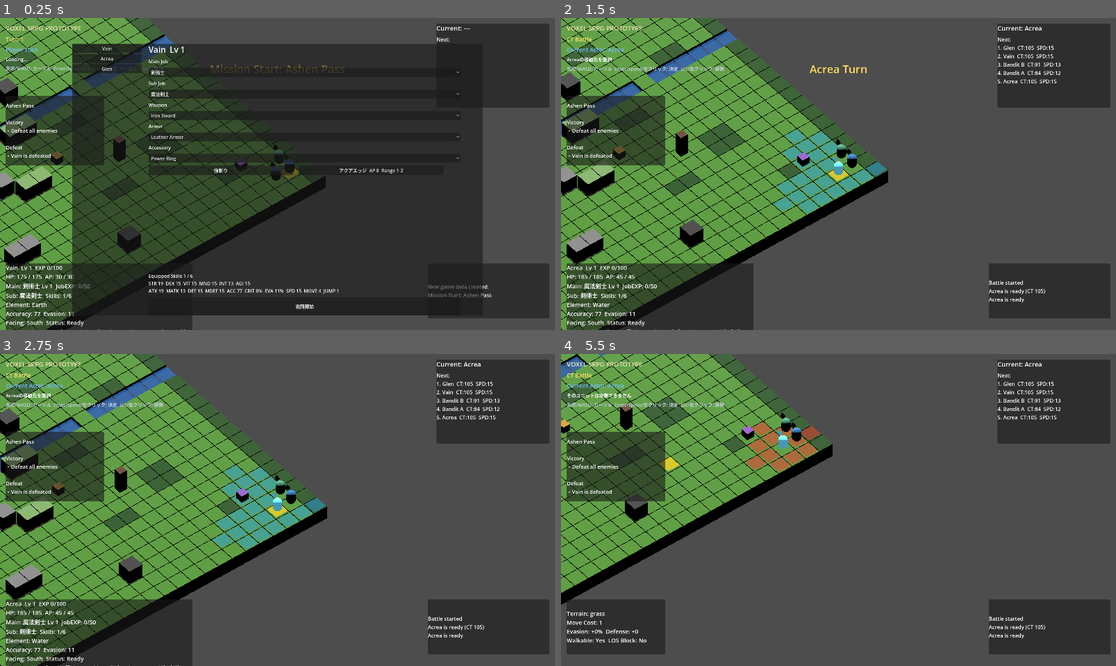
Above: before the commit, frames 1-4 (two rows, left to right).
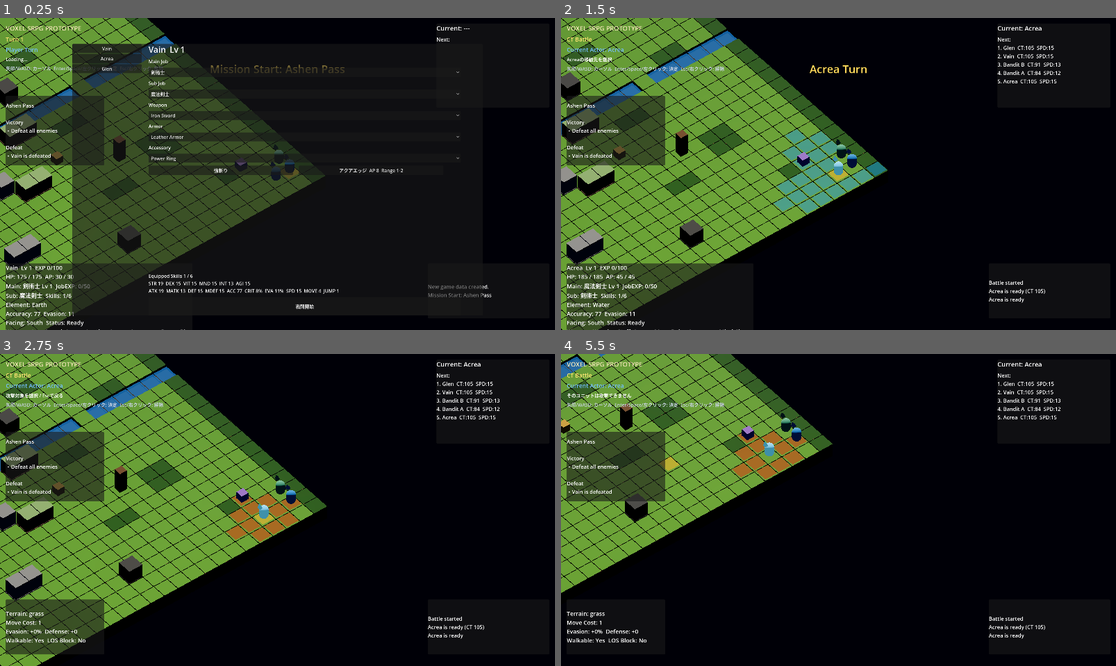
Above: after the commit, the same moments.

Repository: nomtan/srpg-test2
Game: Godot game, scene res://Main.tscn
The game is run twice, just before and just after one commit, with the same random seed, the same clock (stepped at 60 frames per second) and the same inputs.
Inputs (mouse positions are in pixels of both pictures, inside the frame that each line leads up to):
- Up to frame 1 (0.25 s): no input
- Up to frame 2 (1.5 s): click "戦闘開始" at 0.5 s; click "移動" at 1.25 s
- Up to frame 3 (2.75 s): tap Enter (ui_accept) at 2, 2.27 s; move the mouse to (399, 494) at 2.02 s; hold Right (ui_right) from 2.03 s (still down); click (399, 494) at 2.17 s
- Up to frame 4 (5.5 s): release Right (ui_right) at 2.75 s; tap Enter (ui_accept) at 2.75, 4.25, 5 s; drag from (727, 525) to (810, 572) at 2.77 s; click (827, 500) at 3.5 s, where only the run before the commit has a clickable "攻撃"; move the mouse to (894, 441) at 4.27 s; hold Right (ui_right) 4.28-5 s; drag from (810, 572) to (672, 463) at 5.02 s

The runs differ from the first frame. In frame 1, 47% of the frame differs, in the area x 12-100%, y 0-100%; in frame 2, 60%; in frame 3, 63%; in frame 4, 75%, in the area x 0-100%, y 0-100%.
Error after the commit: Trying to assign an array of type "Array" to a variable of type "Array[Vector2i]". (res://scripts/main.gd:181)

Commit message:
[mod] 細かい修正

Diff:
--- a/Main.tscn
+++ b/Main.tscn
@@ -54,6 +54,24 @@
 [ext_resource type="Script" path="res://scripts/equipment/equipment_system.gd" id="52_equipment_system"]
 [ext_resource type="Script" path="res://scripts/equipment/weapon_power_calculator.gd" id="53_weapon_power"]
 
+[sub_resource type="Environment" id="Environment_atmo"]
+background_mode = 1
+background_color = Color(0.043, 0.055, 0.078, 1)
+ambient_light_source = 2
+ambient_light_color = Color(0.29, 0.35, 0.47, 1)
+ambient_light_energy = 0.35
+tonemap_mode = 4
+glow_enabled = true
+glow_intensity = 0.5
+glow_bloom = 0.05
+glow_hdr_threshold = 1.0
+fog_enabled = true
+fog_light_color = Color(0.05, 0.063, 0.09, 1)
+fog_density = 0.015
+adjustment_enabled = true
+adjustment_contrast = 1.05
+adjustment_saturation = 1.15
+
 [node name="Main" type="Node3D"]
 script = ExtResource("1_main")
 
@@ -157,11 +175,15 @@
 script = ExtResource("7_camera")
 
 [node name="WorldEnvironment" type="WorldEnvironment" parent="."]
+environment = SubResource("Environment_atmo")
 
 [node name="DirectionalLight3D" type="DirectionalLight3D" parent="."]
 rotation_degrees = Vector3(-52, -35, 0)
-light_energy = 1.2
+light_color = Color(1, 0.949, 0.839, 1)
+light_energy = 1.3
 shadow_enabled = true
+shadow_opacity = 0.5
+shadow_bias = 0.05
 
 [node name="UI" type="CanvasLayer" parent="."]
 
@@ -219,10 +241,17 @@
 
 [node name="ActionMenu" type="VBoxContainer" parent="UI"]
 visible = false
-offset_left = 820.0
-offset_top = 420.0
-offset_right = 1040.0
-offset_bottom = 540.0
+anchors_preset = 6
+anchor_left = 1.0
+anchor_top = 0.5
+anchor_right = 1.0
+anchor_bottom = 0.5
+offset_left = -240.0
+offset_top = -146.0
+offset_right = -20.0
+offset_bottom = 146.0
+grow_horizontal = 0
+grow_vertical = 2
 theme_override_constants/separation = 8
 script = ExtResource("11_menu")
 
--- a/scripts/camera/camera_controller.gd
+++ b/scripts/camera/camera_controller.gd
@@ -30,10 +30,9 @@
 	if not camera or not unit: return
 	var target := unit.global_position
 	var destination := target + focus_offset
-	var start := camera.global_position
 	var tween := create_tween()
-	tween.tween_method(func(weight: float) -> void:
-		camera.look_at_from_position(start.lerp(destination, weight), target, Vector3.UP), 0.0, 1.0, 0.25)
+	# アクティブユニットへのフォーカスでは、回転とズームを維持して位置だけを動かす。
+	tween.tween_property(camera, "global_position", destination, 0.25)
 
 
 func pan(screen_delta: Vector2) -> void:
--- a/scripts/main.gd
+++ b/scripts/main.gd
@@ -55,6 +55,7 @@
 var selected_skill: SkillData
 var selected_skill_target := Vector2i.ZERO
 var pending_wait_action := false
+var pending_move_path: Array[Vector2i] = []
 var battle_result := ""
 
 
@@ -153,6 +154,7 @@
 	unit.has_moved = false
 	unit.has_used_action = false
 	pending_wait_action = false
+	pending_move_path.clear()
 	cursor.current_mode = BattleCursor.CursorMode.ACTION_MENU
 	cursor.input_enabled = false
 	action_menu.open(unit)
@@ -176,7 +178,9 @@
 		return
 	var unit := unit_manager.selected_unit
 	var origin := Vector2i(unit.grid_x, unit.grid_z)
-	if grid_pos != origin: unit_manager.move_selected_to(grid_pos)
+	pending_move_path = pathfinding.find_path(grid, unit, grid_pos) if grid_pos != origin else []
+	if grid_pos != origin:
+		unit_manager.move_selected_to(grid_pos)
 	unit.has_moved = grid_pos != origin
 	var enemies: Array[BattleUnit] = threat_system.get_threatening_enemies_for_cell(unit, grid_pos)
 	if not enemies.is_empty(): threat_arrows.show_threat_arrows(enemies, unit)
@@ -226,6 +230,7 @@
 
 func _on_skill_confirmed() -> void:
 	skill_confirm.close()
+	await _play_pending_movement()
 	var result := skill_system.execute_skill(unit_manager.selected_unit, selected_skill, selected_skill_target)
 	var acting_unit := unit_manager.selected_unit
 	var total_exp := 0
@@ -274,6 +279,7 @@
 	var attacker := unit_manager.selected_unit
 	var target := selected_attack_target
 	combat_confirm.close()
+	await _play_pending_movement()
 	camera_controller.pulse_focus()
 	var result := attack_system.execute_attack(attacker, target)
 	var gained_exp := experience_system.calculate_action_exp(attacker, target, bool(result.hit) and int(result.damage) > 0)
@@ -321,14 +327,31 @@
 
 
 func _on_facing_selected(direction: BattleUnit.FacingDirection) -> void:
+	facing_selector.close()
+	await _play_pending_movement()
 	unit_manager.selected_unit.set_facing(direction)
+	_finish_action()
+
+
+func _on_facing_cancelled() -> void:
+	var direction := unit_manager.selected_unit.facing
 	facing_selector.close()
+	await _play_pending_movement()
+	unit_manager.selected_unit.set_facing(direction)
 	_finish_action()
 
 
-func _on_facing_cancelled() -> void:
-	facing_selector.close()
-	_finish_action()
+func _play_pending_movement() -> void:
+	if pending_move_path.is_empty():
+		return
+	var unit := unit_manager.selected_unit
+	if not unit:
+		pending_move_path.clear()
+		return
+	cursor.input_enabled = false
+	unit.position = grid.grid_to_world(original_grid_pos, 0.05)
+	await unit_mover.move_unit_along_path(unit, pending_move_path)
+	pending_move_path.clear()
 
 
 func _finish_action() -> void:
@@ -378,6 +401,7 @@
 		return
 	if Vector2i(unit.grid_x, unit.grid_z) != original_grid_pos:
 		unit_manager.move_unit_to_grid(unit, original_grid_pos)
+	pending_move_path.clear()
 	unit.has_moved = false
 	unit.set_facing(original_facing)
 	cursor.set_grid_position(original_grid_pos)
Not shown: 1 places in Main.tscn that only renumber resources
Not shown, added: doc/lighting.md
